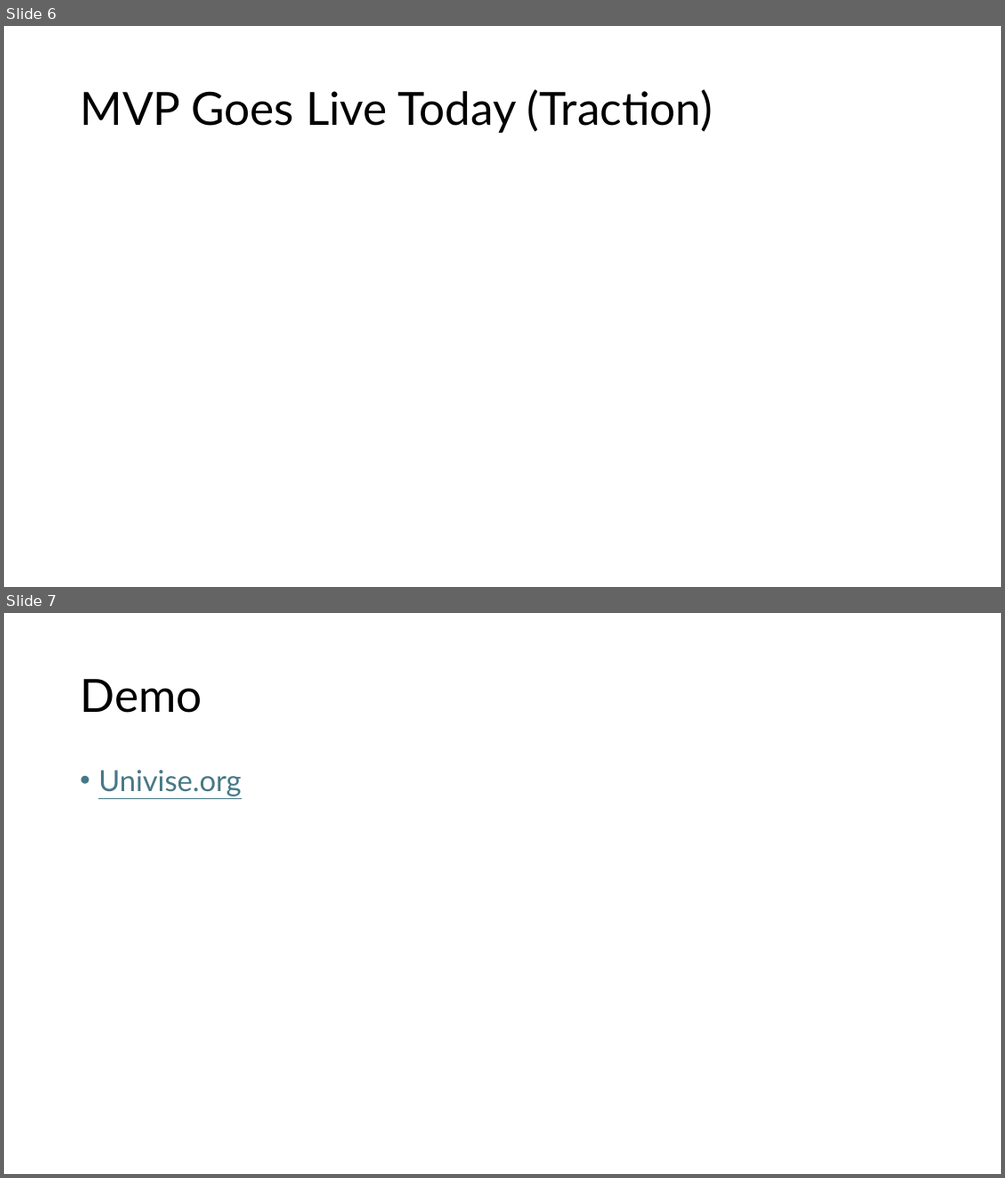
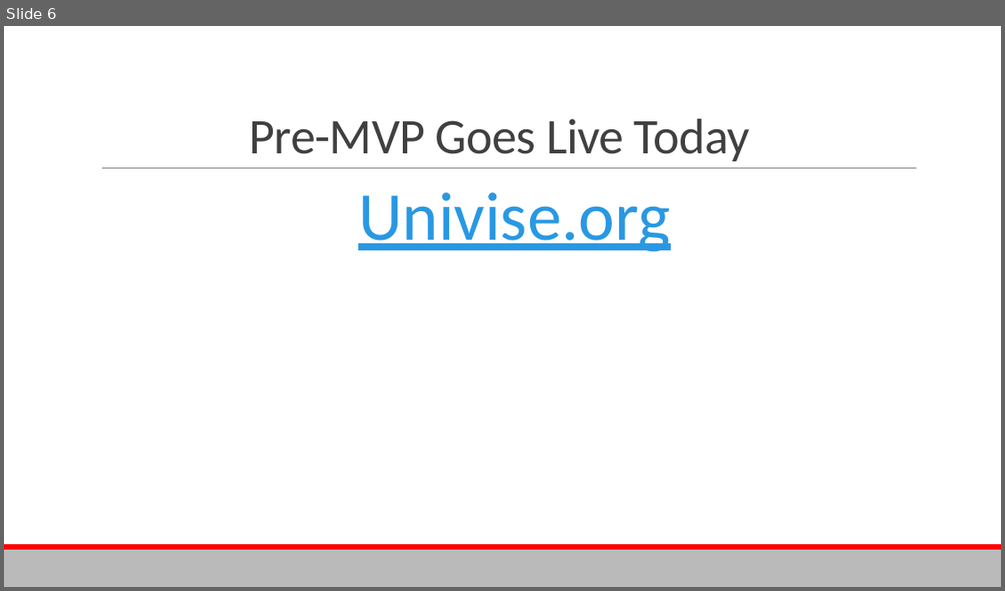
Before and after one commit to Aaryush1/Univise, a slide deck: Pitch_Deck.pptx. Shown one above the other, each under a label of ours: slides 6 and 7 before the commit, slide 6 after it. The pictures are 1005x1178 and 1005x591 pixels, drawn with LibreOffice and Linux fonts; fonts in the diff are those of the drawing. Boxes give left, top, right and bottom in pixels: in the first picture for what was removed or moved away, otherwise in the second. Text is boxed around its words. In the diff, an @@ line names an element or a change of style, - is before the commit and + after.

```diff
--- a/Pitch_Deck.pptx
+++ b/Pitch_Deck.pptx
@@ slide 7 removed at [4,613,1001,1174], background #FFFFFF @@
@@ title removed at [80,679,202,713] @@
-Demo
@@ text removed at [98,770,241,796] @@
-• Univise.org
@@ slide 6 changed as well @@
@@ title "Pre-MVP Goes Live Today" at [250,119,750,161]: vertical alignment middle to bottom @@
@@ title at [250,119,750,161]: text changed; size 44 to 48 pt; font Lato to Calibri; text colour #000000 to #404040 @@
-MVP Goes Live Today (Traction)
+Pre-MVP Goes Live Today
@@ line added from (102, 168) to (917, 168), #808080 0.5 pt @@
@@ text added at [358,192,670,252], 66 pt, text #2998E3, underline @@
+  Univise.org
@@ rectangle added at [4,549,1001,587], fill #BABABA @@
@@ rectangle added at [4,544,1001,549], fill #FF0000 @@
```
Also in this commit, not shown: 4 other slides changed, 4 slides added, 3 other slides removed, 8 other files.
